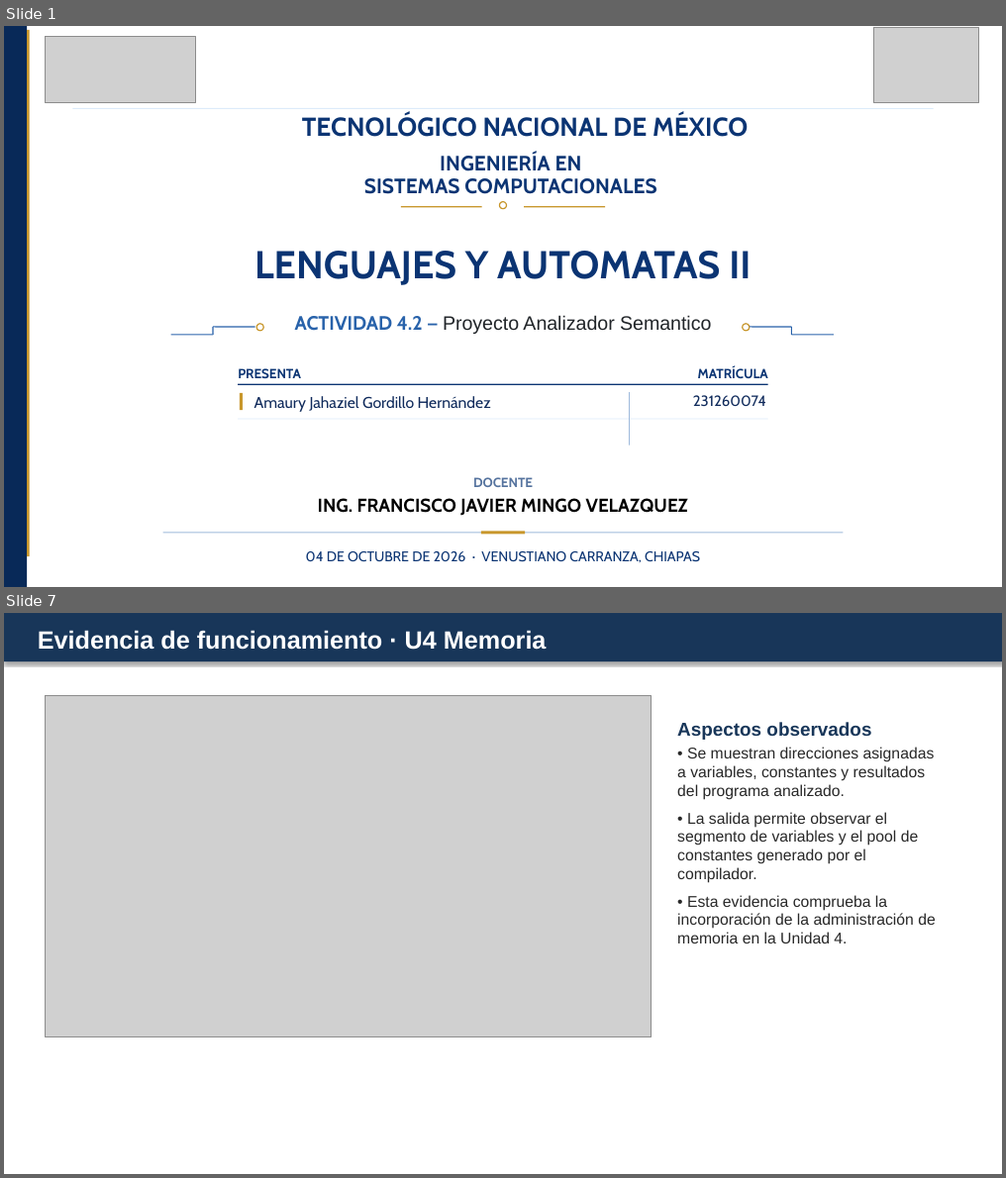
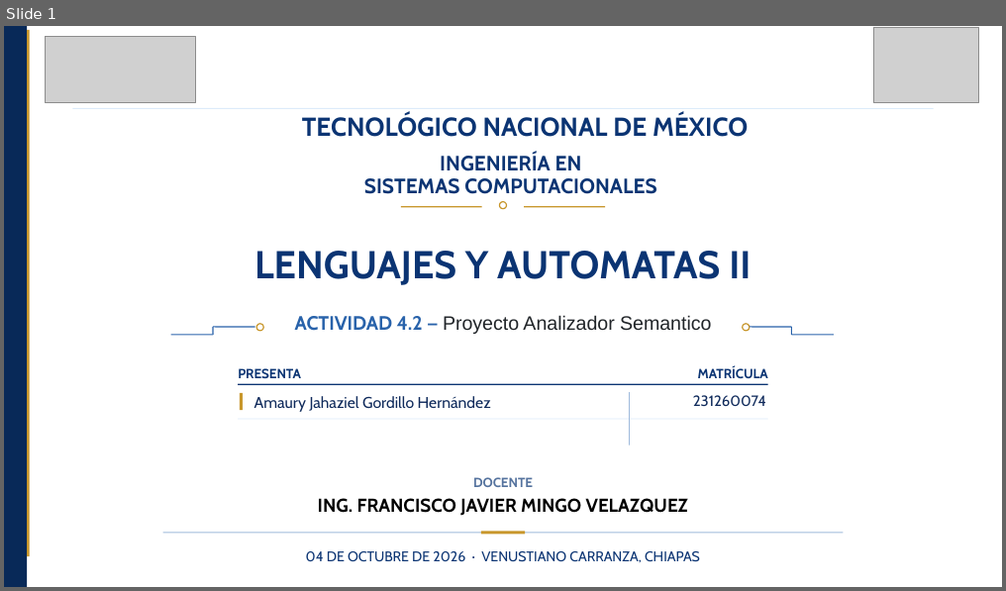
Before and after one commit to amaurycolochos-cpu/LENGUAJES-Y-AUTOMATAS-II, a slide deck: LYA-ll-Tema-4/Actividad 4.2 Proyecto Analizador Semantico_AmauryGordillo_LYA-II_7ISCM.pptx. Shown one above the other, each under a label of ours: slides 1 and 7 before the commit, slide 1 after it; the slides between them are not shown. The pictures are 1006x1178 and 1006x591 pixels, drawn with LibreOffice and Linux fonts; fonts in the diff are those of the drawing; grey boxes stand for pictures; background and template pictures are left out. Boxes give left, top, right and bottom in pixels: in the first picture for what was removed or moved away, otherwise in the second. Text is boxed around its words. In the diff, an @@ line names an element or a change of style, - is before the commit and + after.

```diff
--- a/LYA-ll-Tema-4/Actividad 4.2 Proyecto Analizador Semantico_AmauryGordillo_LYA-II_7ISCM.pptx
+++ b/LYA-ll-Tema-4/Actividad 4.2 Proyecto Analizador Semantico_AmauryGordillo_LYA-II_7ISCM.pptx
@@ slide 7 removed at [4,613,1002,1174], background #FFFFFF @@
@@ rectangle removed at [4,613,1002,662] @@
@@ text removed at [38,630,547,650] @@
-Evidencia de funcionamiento · U4 Memoria
@@ picture removed at [46,695,651,1038] @@
@@ text removed at [677,722,871,740] @@
-Aspectos observados
@@ text removed at [677,747,936,944] @@
-• Se muestran direcciones asignadas a variables, constantes y resultados del programa analizado.
-• La salida permite observar el segmento de variables y el pool de constantes generado por el compilador.
-• Esta evidencia comprueba la incorporación de la administración de memoria en la Unidad 4.
```
Also in this commit, not shown: 2 slides changed, 12 slides added, 9 other slides removed.
